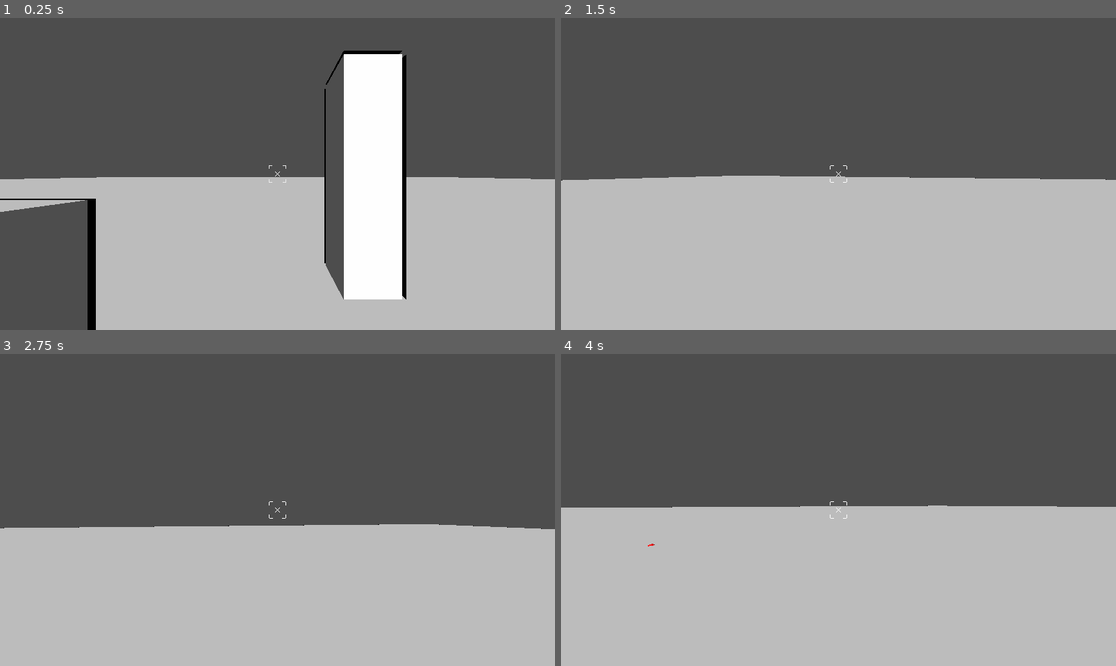
Above: before the commit, frames 1-4 (two rows, left to right).
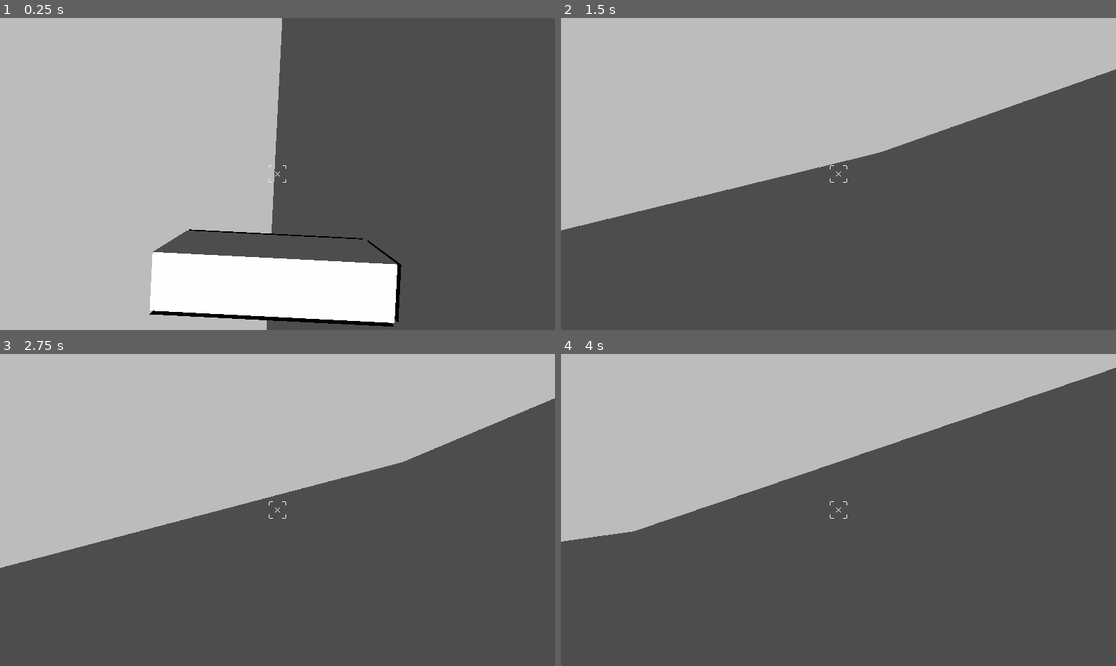
Above: after the commit, the same moments.

Repository: TuniTem/GGJ-2026-cutout
Game: Godot game, scene res://scenes/testmain.tscn
Same seed, same stepped clock (60 frames per second), same inputs: the game is played once before the commit and once after it.
Inputs (mouse positions are in pixels of both pictures, inside the frame that each line leads up to):
- Up to frame 1 (0.25 s): no input
- Up to frame 2 (1.5 s): move the mouse to (866, 174) at 0.52 s; hold Shift (slide) 0.53-1.28 s; hold W (forward) from 0.53 s (still down); tap Space (jump) at 0.77, 0.8, 1.07, 1.35 s; move the mouse to (810, 174) at 1.27 s
- Up to frame 3 (2.75 s): keep holding W (forward); tap Space (jump) at 1.52, 1.82, 2.3 s; tap Shift (slide) at 1.55 s; move the mouse to (288, 503) at 2.02 s; hold Ctrl (movement_ctrl) from 2.03 s (still down)
- Up to frame 4 (4 s): keep holding W (forward); move the mouse to (832, 516) at 2.77 s; release Ctrl (movement_ctrl) at 2.78 s; click (832, 516) at 2.85 s; tap Space (jump) at 3.02, 3.32, 3.77, 3.8 s; tap Shift (slide) at 3.05 s; move the mouse to (877, 513) at 3.52 s; hold Right mouse button (secondary) from 3.53 s (still down)

The runs differ from the first frame. In frame 1, 66% of the frame differs, in the area x 0-100%, y 0-100%; in frame 2, 87%; in frame 3, 85%; in frame 4, 82%.
Error before the commit: Invalid access to property or key 'pillard' on a base object of type 'Area3D (projectile.gd)'. (res://scenes/player.gd:206)
Error after the commit: Invalid access to property or key 'pillard' on a base object of type 'Area3D (projectile.gd)'. (res://scenes/player.gd:220)

Commit message:
movement cntrler

Diff:
--- a/scenes/player.gd
+++ b/scenes/player.gd
@@ -2,7 +2,7 @@
 extends CharacterBody3D
 
 var player_number : int = -1
-var using_controller : bool = true
+var using_controller : bool = false
 var device_id: int = -1
 
 const PROJECTILE = preload("uid://dgpicqgfhtwwf")
@@ -28,7 +28,7 @@
 
 @export var camera : Camera3D
 
-const JUMP_VEL = 15.0
+const JUMP_VEL = 7.5
 
 var dir : Vector2
 var gravity_switched : bool = false
@@ -103,7 +103,7 @@
 
 		velocity.z = vel2D.x * delta * 60.0
 		velocity.x = vel2D.y * delta * 60.0
-		velocity.y -= GRAVITY * delta * (1 + (velocity.y / TERMINAL_VELOCITY))
+		velocity.y -= GRAVITY * delta * (1 + (velocity.y / TERMINAL_VELOCITY)) * gravity_mult()
 
 		if is_movement_ctrl_pressed and movement_ctrl_timer > 0.0:
 			velocity.y = 0
@@ -117,13 +117,22 @@
 		vel2D = slide_direction * slide_speed
 		velocity.x = vel2D.y * delta * 60.0
 		velocity.z = vel2D.x * delta * 60.0
-		velocity.y -= GRAVITY * delta * (1 + (velocity.y / TERMINAL_VELOCITY))
+		velocity.y -= GRAVITY * delta * (1 + (velocity.y / TERMINAL_VELOCITY)) * gravity_mult()
 
 		if is_on_wall():
 			is_sliding = false
 
 	prev_vel = velocity
 	move_and_slide()
+
+	if position.y > 0 and not gravity_switched:
+		gravity_switched = true
+		animation_player.play("swap_down")
+
+	if position.y < 0 and gravity_switched:
+		gravity_switched = false
+		animation_player.play("swap_up")
+
 
 	if using_controller:
 		look_dir = -Vector2(Input.get_action_strength("look_left_" + str(device_id)) - Input.get_action_strength("look_right_" + str(device_id)),
@@ -142,7 +151,12 @@
 		camera.fov = lerpf(camera.fov, FOV, delta * ZOOM_SPEED)
 
 func jump():
-	velocity.y = JUMP_VEL
+	if is_sliding:
+		velocity.y = slide_speed * gravity_mult()
+		is_sliding = false
+		can_slide = true
+	else:
+		velocity.y = JUMP_VEL
 
 func bounce():
 	velocity = -(prev_vel.reflect(get_wall_normal()) - get_wall_normal())
@@ -214,10 +228,7 @@
 		is_sliding = true
 		can_slide = false
 		slide_speed = Vector2(abs(velocity.x), abs(velocity.z)).length()
-		print("d", dir)
 		slide_direction = dir.rotated(rotation.y + PI)
-		print("rot", dir.rotated(rotation.y + PI))
-		print(Util.fzero(slide_speed))
 
 		if Util.fzero(slide_speed):
 			slide_speed = MIN_SLIDE_SPEED
@@ -227,9 +238,6 @@
 
 		if velocity.y * gravity_mult():
 			slide_speed += abs(velocity.y)
-
-		print("speed ", slide_speed)
-		print("dir ", slide_direction)
 
 	if event.is_action_released("slide"):
 		if is_sliding: # doinf it this way is nesisiary
--- a/scenes/player.tscn
+++ b/scenes/player.tscn
@@ -17,6 +17,18 @@
 "transitions": PackedFloat32Array(1),
 "update": 0,
 "values": [Vector3(0, 0.6714675, 0)]
+}
+tracks/1/type = "value"
+tracks/1/imported = false
+tracks/1/enabled = true
+tracks/1/path = NodePath(".:rotation")
+tracks/1/interp = 1
+tracks/1/loop_wrap = true
+tracks/1/keys = {
+"times": PackedFloat32Array(0),
+"transitions": PackedFloat32Array(1),
+"update": 0,
+"values": [Vector3(0, 0, 0)]
 }
 
 [sub_resource type="Animation" id="Animation_g2els"]
@@ -49,11 +61,43 @@
 "values": [Vector3(0, 0.6714675, 0), Vector3(0, 0, 0)]
 }
 
+[sub_resource type="Animation" id="Animation_dqkch"]
+resource_name = "swap_down"
+tracks/0/type = "value"
+tracks/0/imported = false
+tracks/0/enabled = true
+tracks/0/path = NodePath(".:rotation")
+tracks/0/interp = 1
+tracks/0/loop_wrap = true
+tracks/0/keys = {
+"times": PackedFloat32Array(0, 1),
+"transitions": PackedFloat32Array(0.36602154, 1),
+"update": 0,
+"values": [Vector3(0, 0, 0), Vector3(0, 0, 3.1415927)]
+}
+
+[sub_resource type="Animation" id="Animation_qlg0r"]
+resource_name = "swap_up"
+tracks/0/type = "value"
+tracks/0/imported = false
+tracks/0/enabled = true
+tracks/0/path = NodePath(".:rotation")
+tracks/0/interp = 1
+tracks/0/loop_wrap = true
+tracks/0/keys = {
+"times": PackedFloat32Array(0, 1),
+"transitions": PackedFloat32Array(0.28717455, 1),
+"update": 0,
+"values": [Vector3(0, 0, 3.1415927), Vector3(0, 0, 0)]
+}
+
 [sub_resource type="AnimationLibrary" id="AnimationLibrary_dqkch"]
 _data = {
 &"RESET": SubResource("Animation_3vyb7"),
 &"exit_slide": SubResource("Animation_g2els"),
-&"initiate_slide": SubResource("Animation_qhqgy")
+&"initiate_slide": SubResource("Animation_qhqgy"),
+&"swap_down": SubResource("Animation_dqkch"),
+&"swap_up": SubResource("Animation_qlg0r")
 }
 
 [node name="Player" type="CharacterBody3D" unique_id=606600753 node_paths=PackedStringArray("actual_projectile_spawn", "model_projectile_spawn", "animation_player", "camera") groups=["player"]]
